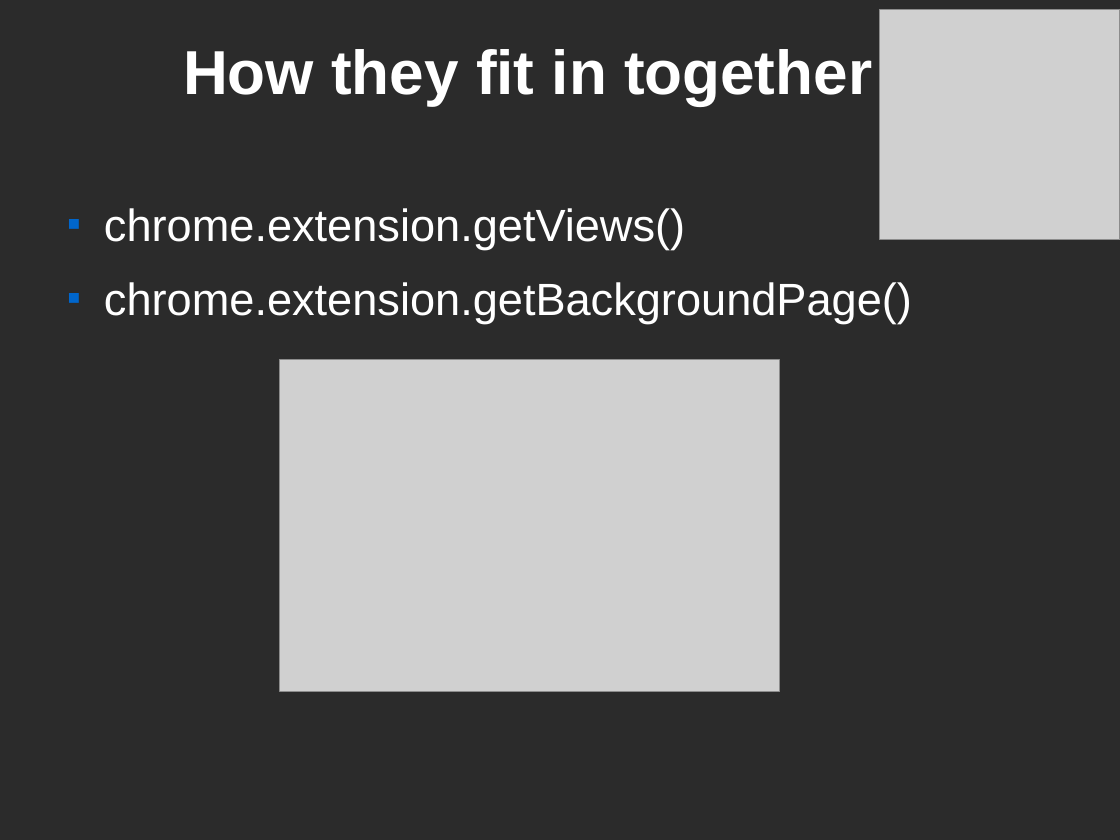
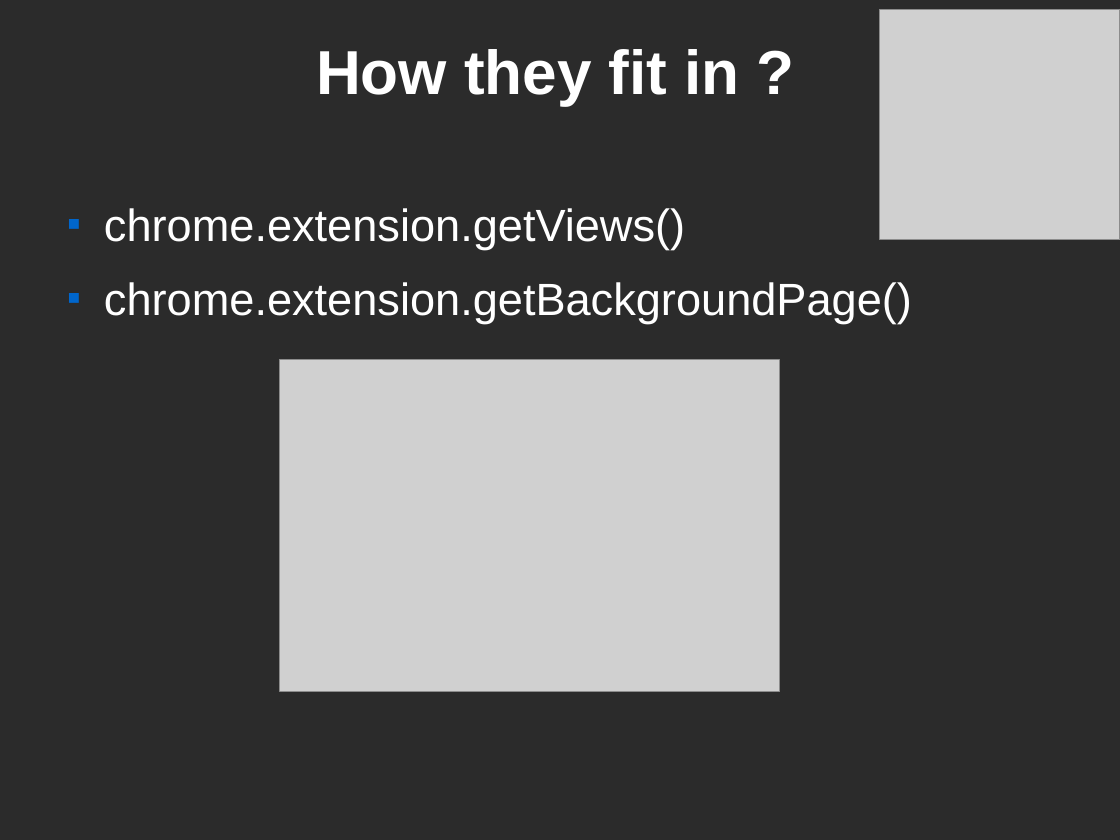
Before and after one commit to abhishekdelta/devfest, a slide deck: slide 12 of CHROME.odp. Drawn at 1120x840 pixels with LibreOffice and Linux fonts; fonts in the diff are those of the drawing; grey boxes stand for pictures; background and template pictures are left out; a plain dark background stands for a picture behind light text. Boxes give left, top, right and bottom in pixels: in the first picture for what was removed or moved away, otherwise in the second. Text is boxed around its words. In the diff, an @@ line names an element or a change of style, - is before the commit and + after.

```diff
--- a/CHROME.odp
+++ b/CHROME.odp
@@ title at [316,49,740,106]: text changed @@
-How they fit in together ?
+How they fit in ?
```
Also in this commit, not shown: 2 other slides changed, 2 other files.
